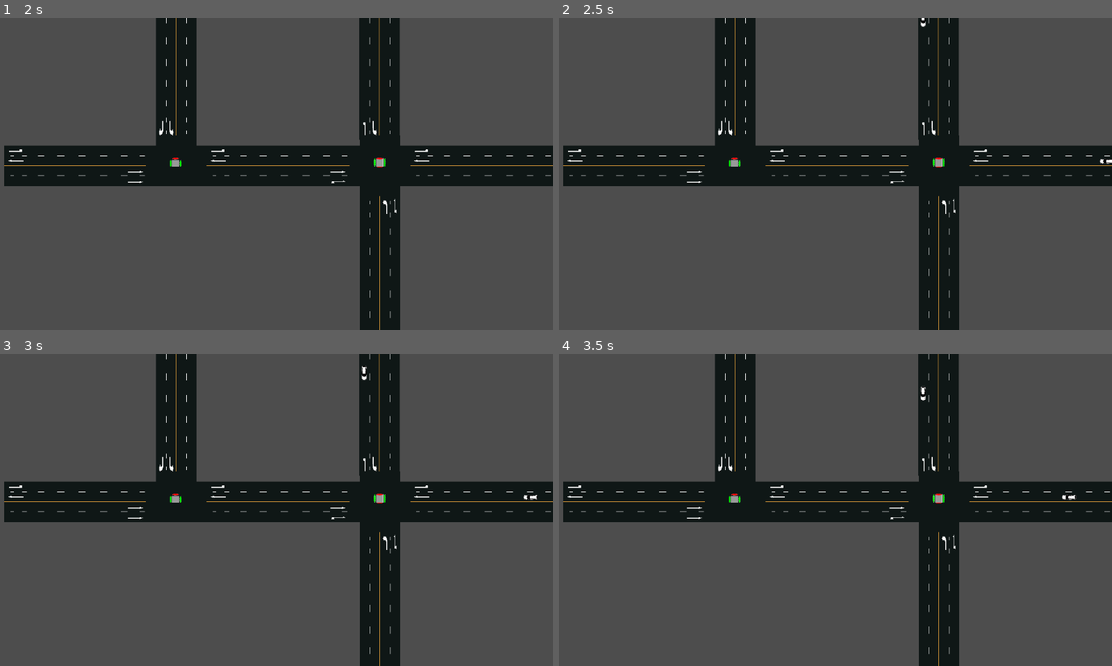
Above: before the commit, frames 1-4 (two rows, left to right).
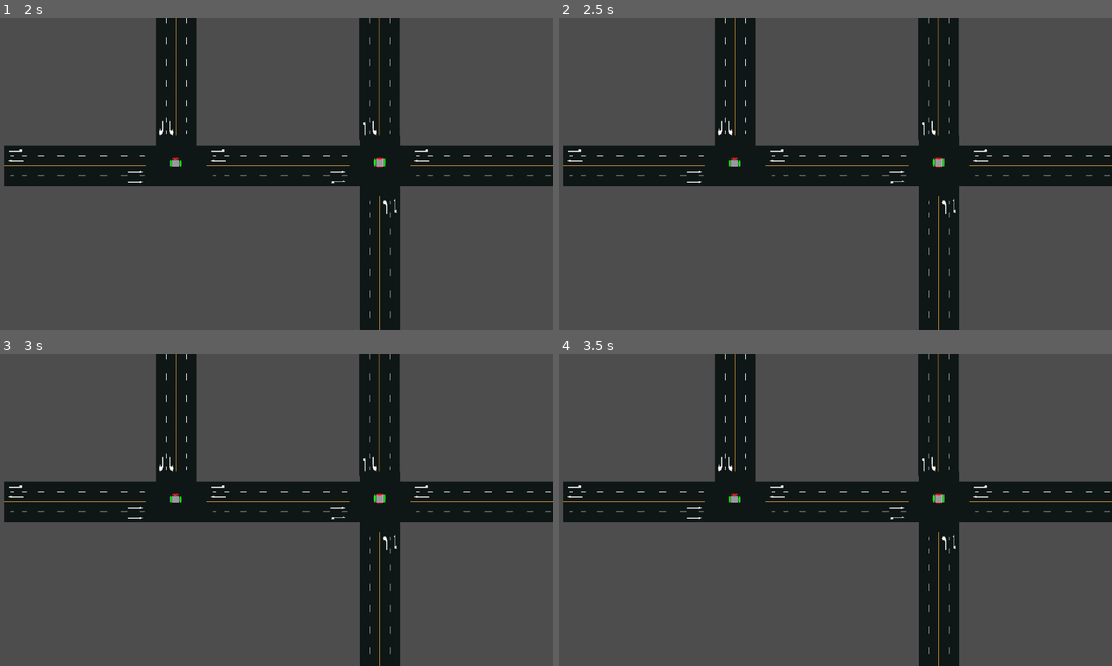
Above: after the commit, the same moments.

Repository: Lilies240/TrafficSimulation
Game: Godot game, scene res://Scenes/test_scene.tscn
Same seed, same stepped clock (60 frames per second), same inputs: the game is played once before the commit and once after it.
Inputs:
- Up to frame 1 (2 s): tap Enter at 0.5 s; tap Space at 1.25 s
- Up to frame 2 (2.5 s): tap Enter at 2 s
- Up to frame 3 (3 s): no input
- Up to frame 4 (3.5 s): no input

Frame 1 is identical in both runs. In frame 2, less than 0.1% of the frame differs, in the area x 65-100%, y 0-47%; in frame 3, less than 0.1%, in the area x 65-98%, y 3-47%; in frame 4, less than 0.1%.

Commit message:
Vehicle State Logic Refined

Diff:
--- a/Scripts/Manager.gd
+++ b/Scripts/Manager.gd
@@ -14,6 +14,8 @@
 @export var simulationTimeScale: float = 1.0 # engine time scale
 
 @export var maxCycles: int = 30 # max number of simulation runs
+
+@export var speedLimit: float = 50
 
 @export var vehicle_scene: PackedScene
 @export var compact_scene: PackedScene
@@ -268,7 +270,7 @@
 		print("Error: Path2D node not found for vehicle spawn.")
 
 	# Initialize the vehicle instance
-	vehicle_instance.initialize(self, request.vehicleType, request.spawnPaths, 50, isMajor)
+	vehicle_instance.initialize(self, request.vehicleType, request.spawnPaths, speedLimit, isMajor)
 
 	# Add the vehicle instance to the array
 	vehicleInstances.append(vehicle_instance)
--- a/Scripts/Vehicle.gd
+++ b/Scripts/Vehicle.gd
@@ -32,6 +32,7 @@
 	current_speed = current_speed_limit
 	isMajor = is_major
 	throughput = 0.0
+	state = "accelerating"
 
 	# Add each path in nodePaths to the route array
 	for path in nodePaths:
@@ -135,10 +136,12 @@
 		current_speed -= deceleration * delta
 		if current_speed < 0:
 			current_speed = 0
+			state = "stopped"
 
 func hold_speed(delta):
-	# Maintain current speed
-	pass
+	# Maintain current speed limit
+	if current_speed != current_speed_limit:
+		current_speed = current_speed_limit
 
 func stop_vehicle():
 	current_speed = 0
@@ -151,22 +154,163 @@
 	return current_path_index % 2 == 0
 
 func handle_intersection():
+	# decelerate if speeding
+	if current_speed > current_speed_limit:
+		state = "decelerating"
+		return
+
 	check_upcoming_light() # Update light color
+	var current_stop_distance = calculate_stopping_distance()
+
 	if is_intersection_ahead():
 		var distance_to_intersection = calculate_distance_to_intersection()
-		var current_stop_distance = calculate_stopping_distance()
-		if (upcoming_light_color == "red" or upcoming_light_color == "yellow") and distance_to_intersection <= current_stop_distance:
-			# Decelerate and prepare to stop
-			print("\nCurrent road: " + str(current_path) + "\nCurrent state: " + str(state) + "\nIntersection Ahead: " + str(is_intersection_ahead()) + "\nUpcoming Light Color: " + str(upcoming_light_color) + "\nCalculated Stopping Distance: " + str(calculate_stopping_distance()) + "\nDistance to intersection: " + str(distance_to_intersection) + "\nLength of road: " + str(current_path.get_curve().get_baked_length()) + "\nCurrent Progress: " + str(progress))
-			state = "decelerating"
-			if distance_to_intersection <= current_stop_distance:
-				state = "stopped"
-		elif upcoming_light_color == "green" or distance_to_intersection > current_stop_distance:
-			# Accelerate or cruise
+
+		# Check the light color ahead
+		match upcoming_light_color:
+			"red":
+				# Come to a stop when approaching the intersection
+				if distance_to_intersection <= current_stop_distance:
+					if state != "stopped":
+						state = "decelerating"
+
+					print("\nCurrent road: " + str(current_path) + "\nCurrent state: " + str(state) + "\nIntersection Ahead: " + str(is_intersection_ahead()) + "\nUpcoming Light Color: " + str(upcoming_light_color) + "\nCalculated Stopping Distance: " + str(calculate_stopping_distance()) + "\nDistance to intersection: " + str(distance_to_intersection) + "\nLength of road: " + str(current_path.get_curve().get_baked_length()) + "\nCurrent Progress: " + str(progress))
+					return
+				else: # Continue towards the intersection
+					# Check for cars ahead
+					var vehiclesAhead = 0;
+					for other_vehicle in spawner.vehicleInstances:
+						if other_vehicle == self: # Don't count itself
+							continue
+
+						# Check if on the same path or the path ahead
+						if other_vehicle.current_path == self.current_path or (current_path_index + 1 >= 0 and current_path_index + 1 < route.size() and other_vehicle.current_path == route[current_path_index + 1]):
+							var distance_to_other = other_vehicle.progress - self.progress - length / 2 - other_vehicle.length / 2
+
+							if distance_to_other < 0: # Don't count cars behind it
+								continue
+
+							vehiclesAhead += 1;
+
+							# Come to a stop when approaching the other vehicle
+							if distance_to_other <= current_stop_distance:
+								if state != "stopped":
+									state = "decelerating"
+
+								print("\nCurrent road: " + str(current_path) + "\nCurrent state: " + str(state) + "\nIntersection Ahead: " + str(is_intersection_ahead()) + "\nUpcoming Light Color: " + str(upcoming_light_color) + "\nCalculated Stopping Distance: " + str(calculate_stopping_distance()) + "\nDistance to intersection: " + str(distance_to_intersection) + "\nLength of road: " + str(current_path.get_curve().get_baked_length()) + "\nCurrent Progress: " + str(progress))
+								return
+
+					# Accelerate or cruise
+					if current_speed < current_speed_limit:
+						state = "accelerating"
+					else:
+						state = "cruising"
+
+					print("\nCurrent road: " + str(current_path) + "\nCurrent state: " + str(state) + "\nIntersection Ahead: " + str(is_intersection_ahead()) + "\nUpcoming Light Color: " + str(upcoming_light_color) + "\nCalculated Stopping Distance: " + str(calculate_stopping_distance()) + "\nDistance to intersection: " + str(distance_to_intersection) + "\nLength of road: " + str(current_path.get_curve().get_baked_length()) + "\nCurrent Progress: " + str(progress))
+					return
+			"yellow":
+				# Check for cars ahead
+				var vehiclesAhead = 0;
+				for other_vehicle in spawner.vehicleInstances:
+					if other_vehicle == self: # Don't count itself
+						continue
+
+					# Check if on the same path or the path ahead
+					if other_vehicle.current_path == self.current_path or (current_path_index + 1 >= 0 and current_path_index + 1 < route.size() and other_vehicle.current_path == route[current_path_index + 1]):
+						var distance_to_other = other_vehicle.progress - self.progress - length / 2 - other_vehicle.length / 2
+
+						if distance_to_other < 0: # Don't count cars behind it
+							continue
+
+						vehiclesAhead += 1;
+
+						# Come to a stop when approaching the other vehicle
+						if distance_to_other <= current_stop_distance:
+							if state != "stopped":
+								state = "decelerating"
+
+							print("\nCurrent road: " + str(current_path) + "\nCurrent state: " + str(state) + "\nIntersection Ahead: " + str(is_intersection_ahead()) + "\nUpcoming Light Color: " + str(upcoming_light_color) + "\nCalculated Stopping Distance: " + str(calculate_stopping_distance()) + "\nDistance to intersection: " + str(distance_to_intersection) + "\nLength of road: " + str(current_path.get_curve().get_baked_length()) + "\nCurrent Progress: " + str(progress))
+							return
+
+				# Stop if possible at the intersection
+				if distance_to_intersection <= current_stop_distance:
+					if state != "stopped":
+						state = "decelerating"
+
+					print("\nCurrent road: " + str(current_path) + "\nCurrent state: " + str(state) + "\nIntersection Ahead: " + str(is_intersection_ahead()) + "\nUpcoming Light Color: " + str(upcoming_light_color) + "\nCalculated Stopping Distance: " + str(calculate_stopping_distance()) + "\nDistance to intersection: " + str(distance_to_intersection) + "\nLength of road: " + str(current_path.get_curve().get_baked_length()) + "\nCurrent Progress: " + str(progress))
+					return
+				else:
+					# Accelerate or cruise
+					if current_speed < current_speed_limit:
+						state = "accelerating"
+					else:
+						state = "cruising"
+
+					print("\nCurrent road: " + str(current_path) + "\nCurrent state: " + str(state) + "\nIntersection Ahead: " + str(is_intersection_ahead()) + "\nUpcoming Light Color: " + str(upcoming_light_color) + "\nCalculated Stopping Distance: " + str(calculate_stopping_distance()) + "\nDistance to intersection: " + str(distance_to_intersection) + "\nLength of road: " + str(current_path.get_curve().get_baked_length()) + "\nCurrent Progress: " + str(progress))
+					return
+			"green":
+				# Check for cars ahead
+				var vehiclesAhead = 0;
+				for other_vehicle in spawner.vehicleInstances:
+					if other_vehicle == self: # Don't count itself
+						continue
+
+					# Check if on the same path or the path ahead
+					if other_vehicle.current_path == self.current_path or (current_path_index + 1 >= 0 and current_path_index + 1 < route.size() and other_vehicle.current_path == route[current_path_index + 1]):
+						var distance_to_other = other_vehicle.progress - self.progress - length / 2 - other_vehicle.length / 2
+
+						if distance_to_other < 0: # Don't count cars behind it
+							continue
+
+						vehiclesAhead += 1;
+
+						# Come to a stop when approaching the other vehicle
+						if distance_to_other <= current_stop_distance:
+							if state != "stopped":
+								state = "decelerating"
+
+							print("\nCurrent road: " + str(current_path) + "\nCurrent state: " + str(state) + "\nIntersection Ahead: " + str(is_intersection_ahead()) + "\nUpcoming Light Color: " + str(upcoming_light_color) + "\nCalculated Stopping Distance: " + str(calculate_stopping_distance()) + "\nDistance to intersection: " + str(distance_to_intersection) + "\nLength of road: " + str(current_path.get_curve().get_baked_length()) + "\nCurrent Progress: " + str(progress))
+							return
+
+				# Accelerate or cruise
+				if current_speed < current_speed_limit:
+					state = "accelerating"
+				else:
+					state = "cruising"
+
+				print("\nCurrent road: " + str(current_path) + "\nCurrent state: " + str(state) + "\nIntersection Ahead: " + str(is_intersection_ahead()) + "\nUpcoming Light Color: " + str(upcoming_light_color) + "\nCalculated Stopping Distance: " + str(calculate_stopping_distance()) + "\nDistance to intersection: " + str(distance_to_intersection) + "\nLength of road: " + str(current_path.get_curve().get_baked_length()) + "\nCurrent Progress: " + str(progress))
+				return
+	else:
+		# Check for cars ahead
+		var vehiclesAhead = 0;
+		for other_vehicle in spawner.vehicleInstances:
+			if other_vehicle == self: # Don't count itself
+				continue
+
+			# Check if on the same path or the path ahead
+			if other_vehicle.current_path == self.current_path or (current_path_index + 1 >= 0 and current_path_index + 1 < route.size() and other_vehicle.current_path == route[current_path_index + 1]):
+				var distance_to_other = other_vehicle.progress - self.progress - length / 2 - other_vehicle.length / 2
+
+				if distance_to_other < 0: # Don't count cars behind it
+					continue
+
+				vehiclesAhead += 1;
+
+				# Come to a stop when approaching the other vehicle
+				if distance_to_other <= current_stop_distance:
+					if state != "stopped":
+						state = "decelerating"
+
+					print("\nCurrent road: " + str(current_path) + "\nCurrent state: " + str(state) + "\nIntersection Ahead: " + str(is_intersection_ahead()) + "\nUpcoming Light Color: " + str(upcoming_light_color) + "\nCalculated Stopping Distance: " + str(calculate_stopping_distance()) + "\nLength of road: " + str(current_path.get_curve().get_baked_length()) + "\nCurrent Progress: " + str(progress))
+					return
+
+		# Accelerate or cruise
+		if current_speed < current_speed_limit:
 			state = "accelerating"
-	else:
-		# No intersection, continue normal behavior
-		state = "accelerating"
+		else:
+			state = "cruising"
+
+		print("\nCurrent road: " + str(current_path) + "\nCurrent state: " + str(state) + "\nIntersection Ahead: " + str(is_intersection_ahead()) + "\nUpcoming Light Color: " + str(upcoming_light_color) + "\nCalculated Stopping Distance: " + str(calculate_stopping_distance()) + "\nLength of road: " + str(current_path.get_curve().get_baked_length()) + "\nCurrent Progress: " + str(progress))
+		return
 
 func calculate_distance_to_intersection() -> float:
 	# Calculate the distance to the end of the current path
@@ -176,50 +320,3 @@
 func calculate_stopping_distance() -> float:
 	# Calculate the current stopping distance
 	return current_speed ** 2 / (2 * deceleration)
-
-
-# Conditions to determine if the car should accelerate
-func should_accelerate() -> bool:
-	# Accelerate if under the speed limit
-	if current_speed < current_speed_limit and spawner.get_traffic_signal(current_path) == "green":
-		return true
-	return false
-
-# Conditions to determine if the car should decelerate
-func should_decelerate() -> bool:
-	# Calculate required stopping distance for current speed
-	var stopping_distance = calculate_stopping_distance()
-
-	# Check for other vehicles ahead
-	var vehiclesAhead = 0;
-	for other_vehicle in spawner.vehicleInstances:
-		if other_vehicle == self:
-			continue
-
-		# Check if on the same path and ahead
-		if other_vehicle.current_path == self.current_path or (current_path_index + 1 >= 0 and current_path_index + 1 < route.size() and other_vehicle.current_path == route[current_path_index + 1]):
-			var distance_to_other = other_vehicle.progress - self.progress - length / 2 - other_vehicle.length / 2
-
-			if distance_to_other > 0:
-				vehiclesAhead += 1;
-				print("Distance: " + str(distance_to_other));
-
-			# If within stopping range of another vehicle, start deceleration
-			#if distance_to_other > 0 and distance_to_other <= stopping_distance:
-				#return true
-	if vehiclesAhead != 0:
-		print("Vehicles ahead: " + str(vehiclesAhead));
-
-	# Check traffic signals and adjust based on distance to intersections
-	var distance_to_intersection = current_path.curve.get_baked_length() - progress
-	print("Distance to intersection: " + str(distance_to_intersection))
-	print("Stopping distance: " + str(stopping_distance))
-	match spawner.get_traffic_signal(current_path):
-		"yellow":
-			if distance_to_intersection <= stopping_distance:
-				return true
-		"red":
-			if distance_to_intersection <= stopping_distance:
-				return true
-
-	return false
